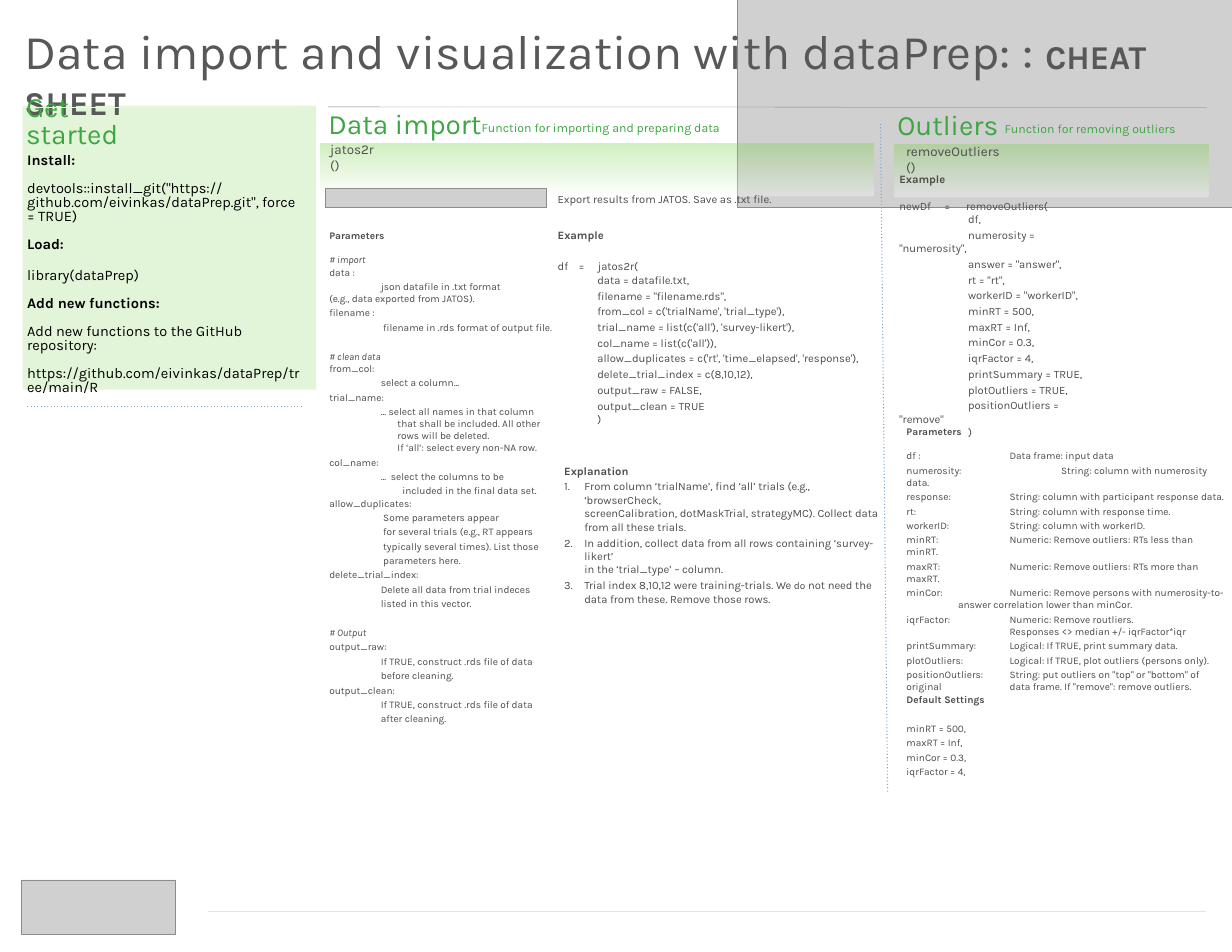
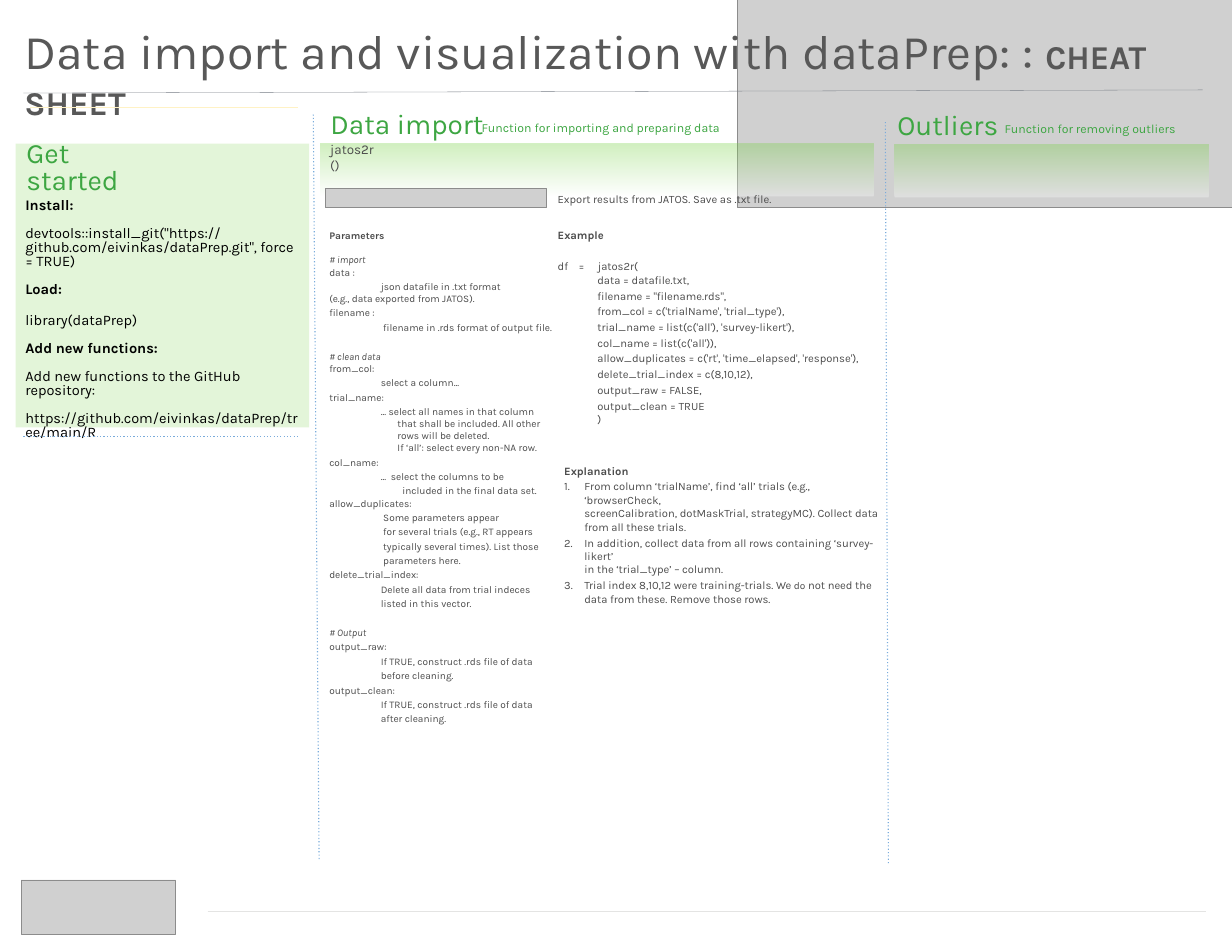
Before and after one commit to eivinkas/dataPrep, a slide deck: slide 1 of cheatSheet.pptx. Drawn at 1232x952 pixels with LibreOffice and Linux fonts; fonts in the diff are those of the drawing; grey boxes stand for pictures. Boxes give left, top, right and bottom in pixels: in the first picture for what was removed or moved away, otherwise in the second. Text is boxed around its words. In the diff, an @@ line names an element or a change of style, - is before the commit and + after.

```diff
--- a/cheatSheet.pptx
+++ b/cheatSheet.pptx
@@ line moved from (328, 107) - (1206, 107) to (23, 93) - (1202, 89) @@
@@ line added from (319, 859) to (314, 113), #79ABDB 1 pt @@
@@ rectangle moved from (x1=23, y1=106, x2=316, y2=389) to (x1=15, y1=144, x2=309, y2=427) @@
@@ text "Get started" rewrapped from (x1=26, y1=93, x2=118, y2=145) to (x1=26, y1=145, x2=118, y2=191) @@
@@ line moved from (888, 792) - (880, 123) to (889, 863) - (885, 122) @@
@@ text removed at (x1=906, y1=147, x2=1000, y2=156) @@
-  removeOutliers()
@@ text removed at (x1=899, y1=175, x2=1082, y2=423) @@
-Example
-newDf = removeOutliers(
-df,
-numerosity = "numerosity",
-answer = "answer",
-rt = "rt",
-workerID = "workerID",
-minRT = 500,
-maxRT = Inf,
-minCor = 0.3,
-iqrFactor = 4,
-printSummary = TRUE,
-plotOutliers = TRUE,
-positionOutliers = "remove"
-)
@@ text "Install: devtools::install_git("https://github.com/eivinkas/ ..." moved from (x1=27, y1=155, x2=299, y2=393) to (x1=25, y1=200, x2=297, y2=438) @@
@@ line moved from (27, 406) - (304, 406) to (23, 436) - (300, 436) @@
@@ text removed at (x1=906, y1=428, x2=1224, y2=693) @@
-Parameters
-df : Data frame: input data
-numerosity: String: column with numerosity data.
-response: String: column with participant response data.
-rt: String: column with response time.
-workerID: String: column with workerID.
-minRT: Numeric: Remove outliers: RTs less than minRT.
-maxRT: Numeric: Remove outliers: RTs more than maxRT.
-minCor: Numeric: Remove persons with numerosity-to- answer correlation lower than minCor.
-iqrFactor: Numeric: Remove routliers.
-Responses <> median +/- iqrFactor*iqr
-printSummary: Logical: If TRUE, print summary data.
-plotOutliers: Logical: If TRUE, plot outliers (persons only).
-positionOutliers: String: put outliers on "top" or "bottom" of original data frame. If "remove": remove outliers.
@@ text removed at (x1=906, y1=696, x2=985, y2=778) @@
-Default Settings
-minRT = 500,
-maxRT = Inf,
-minCor = 0.3,
-iqrFactor = 4,
```
Also in this commit, not shown: 1 other slide changed, 4 other files.
